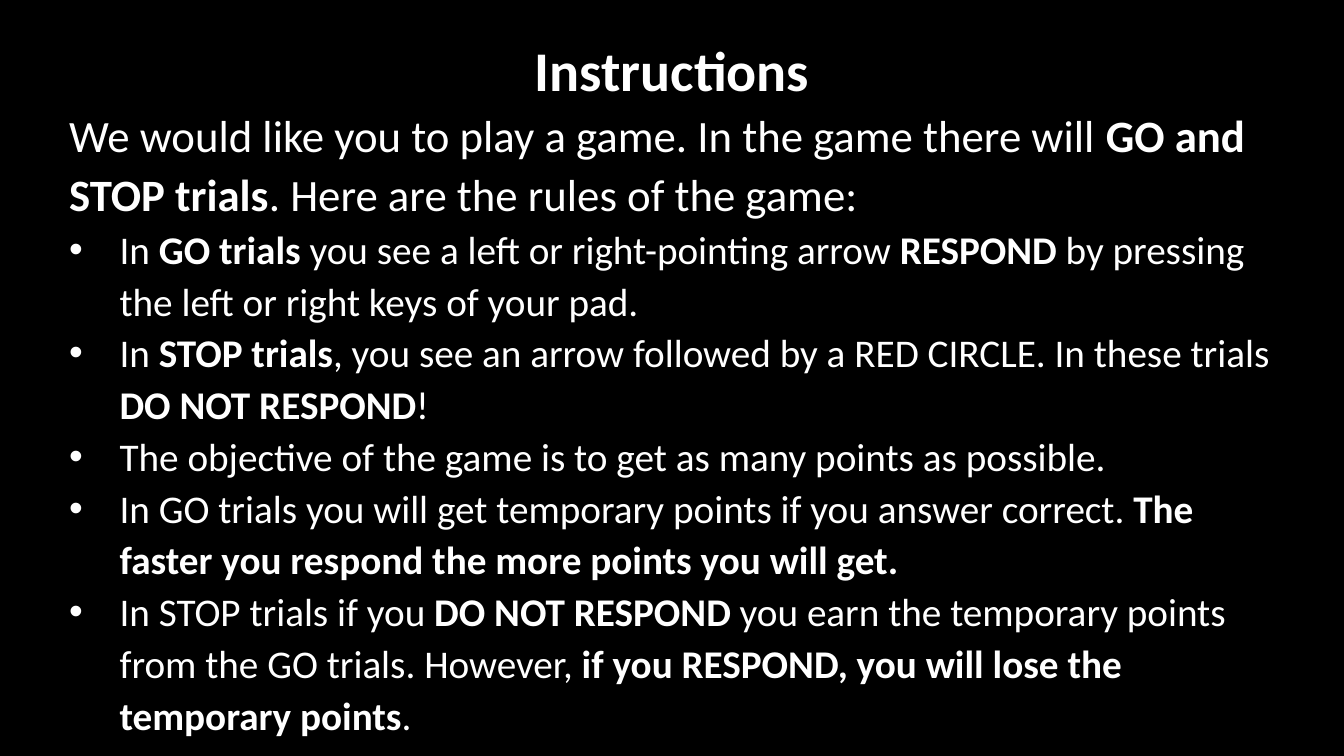
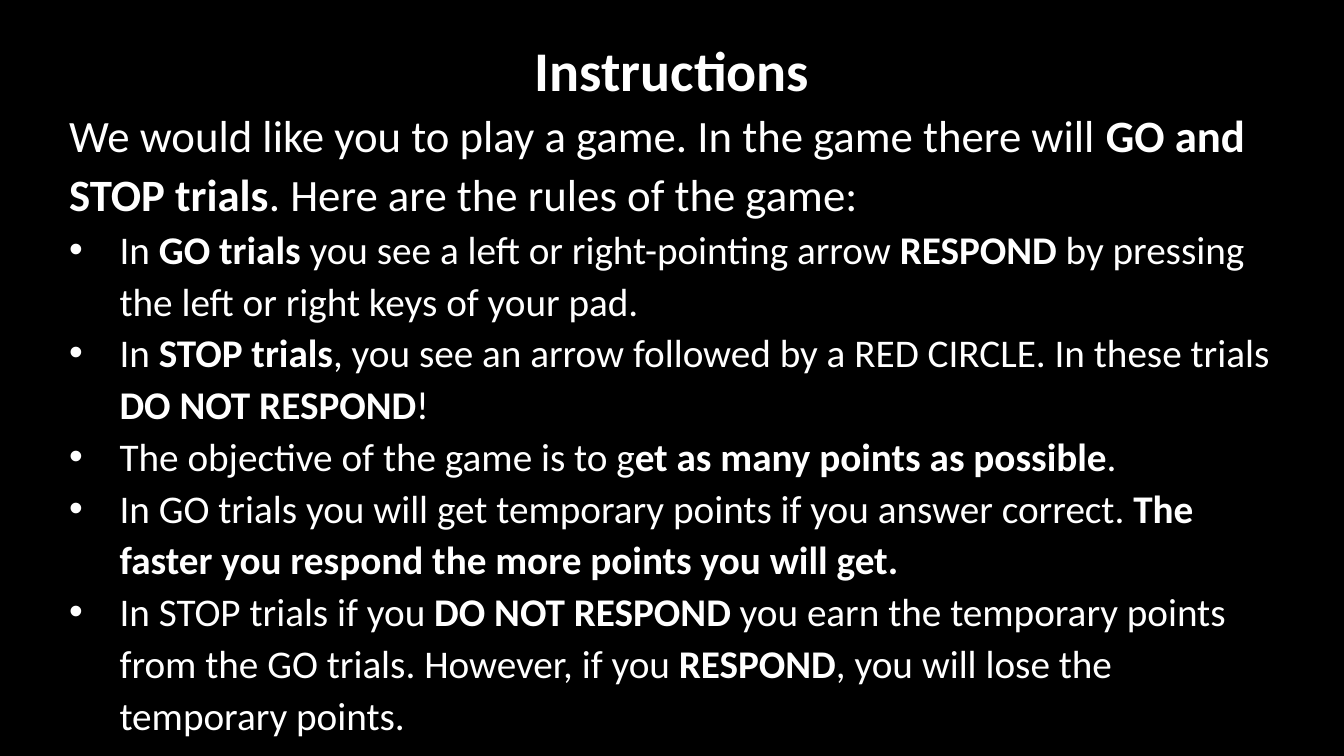
Before and after one commit to LabBench-Society/Protocols, a slide deck: slide 7 of cogni.sst.game/StopSignalGameImages.pptx. Drawn at 1344x756 pixels with LibreOffice and Linux fonts; fonts in the diff are those of the drawing. Boxes give left, top, right and bottom in pixels: in the first picture for what was removed or moved away, otherwise in the second. Text is boxed around its words. In the diff, an @@ line names an element or a change of style, - is before the commit and + after.

Commit message:
Fixed stop signal game

```diff
--- a/cogni.sst.game/StopSignalGameImages.pptx
+++ b/cogni.sst.game/StopSignalGameImages.pptx
@@ text at (x1=120, y1=443, x2=1226, y2=737): bold on in "get as many points as possible."; bold off in "if you RESPOND, you will lose the ..." @@
```
Also in this commit, not shown: 14 other files.
